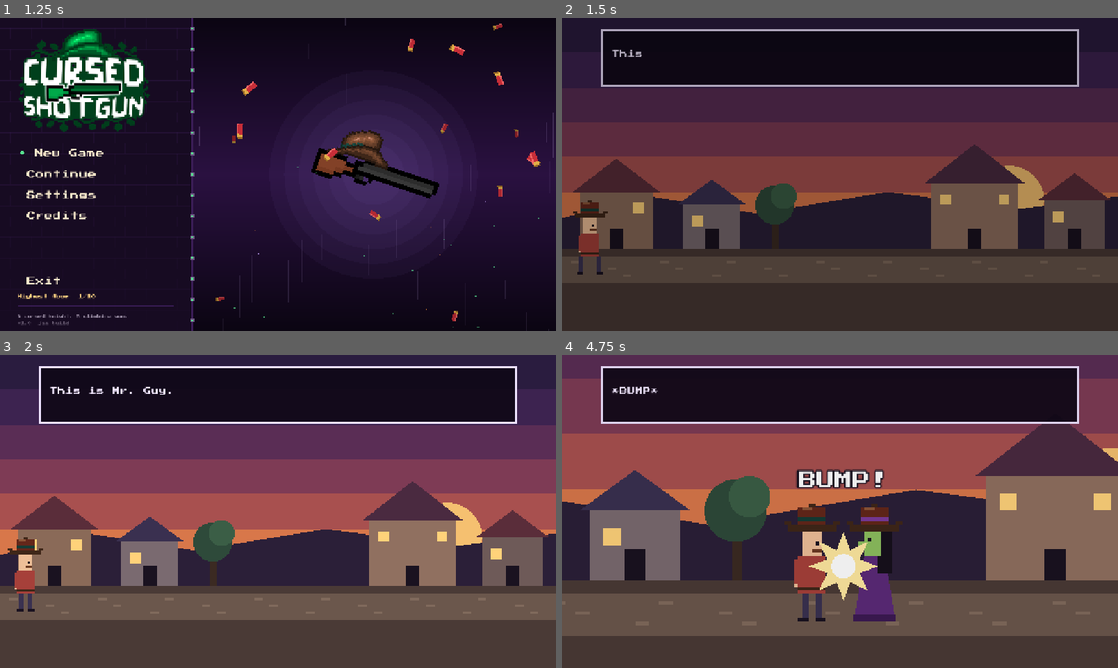
Above: before the commit, frames 1-4 (two rows, left to right).
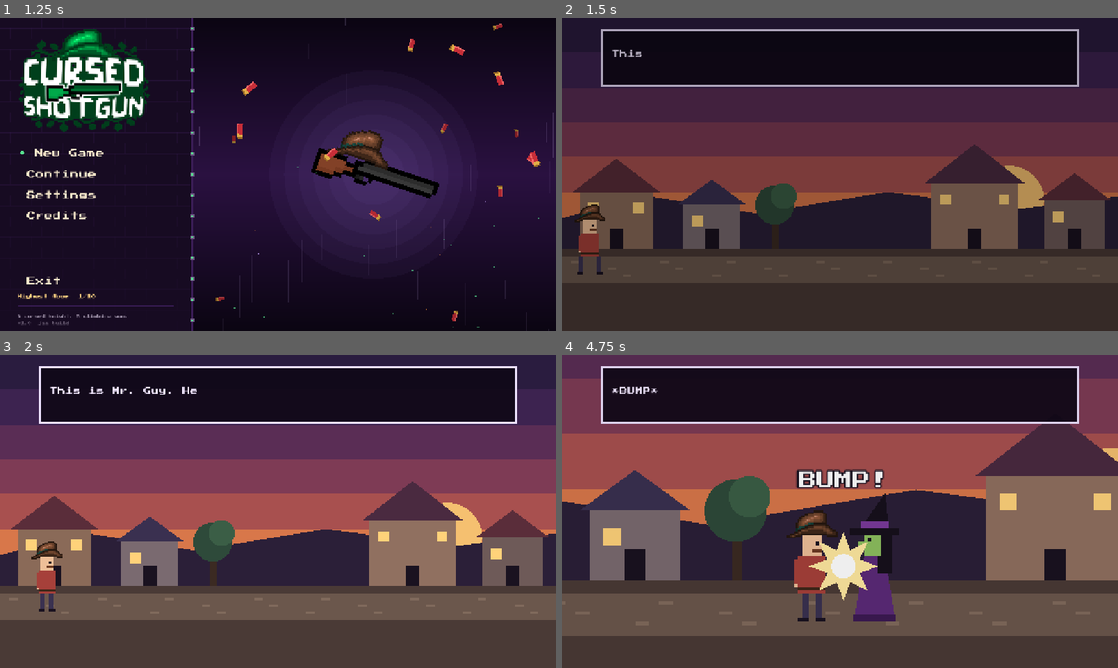
Above: after the commit, the same moments.

Repository: xerces22/recoil
Game: Godot game, scene res://intro.tscn
Two runs of this game, one before a commit and one after it. Both use one fixed random seed, a clock stepped at 60 frames per second and the inputs below. Sound files missing from this copy of the repository are replaced by a short silence.
Inputs (mouse positions are in pixels of both pictures, inside the frame that each line leads up to):
- Up to frame 1 (1.25 s): tap Enter at 0.5 s; move the mouse to (400, 158) at 0.52 s; tap R at 0.6 s; click (400, 158) at 0.67 s
- Up to frame 2 (1.5 s): click "New Game" at 1.25 s
- Up to frame 3 (2 s): no input
- Up to frame 4 (4.75 s): tap Enter at 2, 3.5, 4.25 s; move the mouse to (728, 527) at 2.02 s; tap R at 2.1, 3.6, 4.35 s; click (728, 527) at 2.17 s; click "Pause" at 2.75 s; move the mouse to (895, 442) at 3.52 s; click (895, 442) at 3.67 s; move the mouse to (812, 574) at 4.27 s; click (812, 574) at 4.42 s

Frame 1 is identical in both runs. In frame 2, 0.2% of the frame differs, in the area x 2-9%, y 58-66%; in frame 3, 1.3%, in the area x 1-36%, y 10-82%; in frame 4, 1.2%.

Commit message:
Storyboard: Mr. Guy's stetson, carried to the castle, thrown in the cellar
Mr. Guy wears the shotgun's own stetson sprite; Mrs. Witch gets a pointy hat.
New panels after the zap: tiny hopping shotgun, carried to the castle, thrown
into the cellar grate, falling down the shaft. New Game now starts with the
shotgun dropping from the top of floor 1 onto its start ledge.

Diff:
--- a/main.gd
+++ b/main.gd
@@ -147,7 +147,19 @@
 	# Opening storyboard (Mr. Guy meets Mrs. Witch). Can't be skipped; frees itself.
 	var intro: StoryIntro = preload("res://story_intro.gd").new()
 	add_child(intro)
+	intro.finished.connect(_drop_into_cellar)
 	intro.play()
+
+
+## The storyboard ends with her throwing him in the cellar: start the run falling from
+## the top of floor 1 down onto its start ledge.
+func _drop_into_cellar() -> void:
+	var start := (floors[0].get_node("Start") as Node2D).global_position
+	player.position = start + Vector2(0, -1300)
+	player.velocity = Vector2.ZERO
+	look = Vector2.ZERO
+	_update_camera(0.0)
+	camera.reset_smoothing()
 
 
 ## Continue: the whole tower, starting at the bottom of floor `index`.
--- a/story_intro.gd
+++ b/story_intro.gd
@@ -10,6 +10,8 @@
 
 const FONT := preload("res://assets/fonts/PressStart2P-Regular.ttf")
 const SHOTGUN := preload("res://assets/sprites/player/shotgun_hat.png")
+const STETSON := preload("res://assets/sprites/player/stetson.png")   # the hat the shotgun wears
+const SFX_WHOOSH := preload("res://assets/sfx/fall_wind_loop.ogg")
 const SFX_BUMP := preload("res://assets/sfx/impactSoft_heavy_001.ogg")
 const SFX_ZAP := preload("res://assets/sfx/portal.wav")
 const SFX_BLAST := preload("res://assets/sfx/shotgun_blast_mossberg_1.wav")
@@ -21,15 +23,17 @@
 
 # Each panel: what to draw, who talks (empty = narrator) and the line.
 const PANELS := [
-	{"shot": "walk_in", "who": "", "text": "This is Mr. Guy."},
+	{"shot": "walk_in", "who": "", "text": "This is Mr. Guy. He really loves his hat."},
 	{"shot": "walk_on", "who": "", "text": "Mr. Guy was taking his usual walk through the village..."},
 	{"shot": "bump", "who": "", "text": "*BUMP*"},
 	{"shot": "guy_mad", "who": "MR. GUY", "text": "HEY! Watch where you're going!"},
 	{"shot": "witch_mad", "who": "MRS. WITCH", "text": "Excuse me?! You talk to ME like that?"},
 	{"shot": "wand_up", "who": "MRS. WITCH", "text": "Let's see how tough you are... as a SHOTGUN!"},
 	{"shot": "zap", "who": "", "text": "ZZZAP!"},
-	{"shot": "shotgun", "who": "", "text": "...and that is how Mr. Guy became a shotgun."},
-	{"shot": "tower", "who": "", "text": "To break the curse, he has to blast his way up her tower."},
+	{"shot": "shotgun", "who": "", "text": "...and that is how Mr. Guy became a shotgun. A very small, very angry shotgun."},
+	{"shot": "carry", "who": "MRS. WITCH", "text": "Oh, stop hopping. You're coming with me."},
+	{"shot": "throw", "who": "MRS. WITCH", "text": "Enjoy the cellar! My tower is right on top of it... if you can climb."},
+	{"shot": "fall", "who": "", "text": "Down... down... down..."},
 ]
 
 # Close-up zoom per shot (others are the wide shot).
@@ -174,6 +178,8 @@
 			_flash = 1.0
 		"shotgun":
 			_play(SFX_BLAST)
+		"fall":
+			_play(SFX_WHOOSH)
 
 
 func _play(stream: AudioStream) -> void:
@@ -272,13 +278,33 @@
 			_guy_glow(116.0)
 		"shotgun":
 			_village(0.3)
-			_witch(196.0, 0, false, false)
-			_smoke(Vector2(100, 110))
-			var size := Vector2(SHOTGUN.get_size()) * 2.0
-			var at := _p(Vector2(100, GROUND)) - Vector2(size.x * 0.5 * S, size.y * S)
-			_stage.draw_texture_rect(SHOTGUN, Rect2(at, size * S), false)
-		"tower":
-			_tower()
+			_witch(150.0, 0, false, false)
+			_smoke(Vector2(116, 110))
+			# Tiny cursed shotgun hopping about in a huff.
+			var hop := absf(sin(_t * 7.0))
+			var x := 116.0 + sin(_t * 1.6) * 14.0
+			_gun(Vector2(x, GROUND - 4 - hop * 16.0), sin(_t * 7.0) * 0.35, 0.5)
+		"carry":
+			_castle()
+			var k := minf(_t / 3.5, 1.0)
+			var wx := lerpf(30.0, 110.0, k)
+			_witch(wx, int(_t * 5.0) % 2, false, false, true)
+			# Dangling from her hand by the barrel, wriggling.
+			_gun(Vector2(wx + 10, GROUND - 6), PI * 0.5 + sin(_t * 9.0) * 0.4, 0.5)
+		"throw":
+			_castle()
+			_witch(110.0, 0, false, true, true)
+			var k := minf(_t / 1.2, 1.0)
+			var from := Vector2(122, GROUND - 28)
+			var to := Vector2(176, GROUND - 4)
+			var pos := from.lerp(to, k) + Vector2(0, -sin(k * PI) * 30.0)
+			if k < 1.0:
+				_gun(pos, _t * 12.0, 0.5)
+			else:
+				_word("CLANG!", Vector2(176, 92), 20, Color.WHITE)
+		"fall":
+			_shaft()
+	_stage.draw_set_transform(Vector2.ZERO)
 	if _flash > 0.0:
 		_stage.draw_rect(Rect2(-5000, -5000, 10000, 10000), Color(1, 1, 1, _flash))
 
@@ -339,17 +365,6 @@
 	_px(x - 1, 92, 3, 14, Color("3b2a22"))
 	_stage.draw_circle(_p(Vector2(x, 86)), 9 * S, Color("2e4a3a"))
 	_stage.draw_circle(_p(Vector2(x + 4, 82)), 6 * S, Color("3b5e46"))
-
-
-## The stetson Mr. Guy wears (and later the shotgun). Mrs. Witch wears the same one.
-func _hat(x: float, y: float, band: Color) -> void:
-	_px(x - 7, y + 4, 14, 2, HAT_DARK)
-	_px(x - 8, y + 3, 2, 1, HAT_DARK)
-	_px(x + 6, y + 3, 2, 1, HAT_DARK)
-	_px(x - 4, y - 1, 8, 5, HAT)
-	_px(x - 3, y - 1, 3, 1, HAT_LIGHT)
-	_px(x - 1, y - 2, 2, 1, HAT_DARK)
-	_px(x - 4, y + 2, 8, 1, band)
 
 
 ## Mr. Guy faces right. x is his middle, feet on GROUND.
@@ -375,11 +390,19 @@
 		_px(x, g - 25, 1, 1, DARK)
 		_px(x + 1, g - 24, 2, 1, DARK)            # angry brow
 		_px(x + 1, g - 20, 2, 1, DARK)            # shouting mouth
-	_hat(x, g - 32, BAND)
+	# The very same stetson the shotgun wears in the game.
+	var hat := Vector2(STETSON.get_size()) * 0.5
+	_stage.draw_texture_rect(STETSON, Rect2(_p(Vector2(x - hat.x * 0.5, g - 26 - hat.y + 2)), hat * S), false)
 
 
 ## Mrs. Witch faces left.
-func _witch(x: float, frame: int, mad: bool, wand_up: bool) -> void:
+func _witch(x: float, frame: int, mad: bool, wand_up: bool, face_right := false) -> void:
+	if face_right:
+		# Mirror her around x so she can walk toward the castle.
+		_stage.draw_set_transform(Vector2(2.0 * x * S, 0), 0.0, Vector2(-1, 1))
+		_witch(x, frame, mad, wand_up)
+		_stage.draw_set_transform(Vector2.ZERO)
+		return
 	var g := GROUND
 	var sway := 1.0 if frame == 1 else 0.0
 	_poly([Vector2(x - 3, g - 19), Vector2(x + 3, g - 19), Vector2(x + 6 + sway, g),
@@ -401,7 +424,10 @@
 	else:
 		_px(x - 5, g - 17, 3, 2, ROBE)
 		_stage.draw_line(_p(Vector2(x - 5, g - 16)), _p(Vector2(x - 8, g - 10)), Color("4a2e1e"), S)
-	_hat(x, g - 32, Color("7a3a9a"))
+	# Pointy witch hat.
+	_px(x - 7, g - 27, 14, 2, HAIR)
+	_poly([Vector2(x - 4, g - 27), Vector2(x + 4, g - 27), Vector2(x + 3, g - 37)], HAIR)
+	_px(x - 4, g - 29, 8, 2, Color("7a3a9a"))
 
 
 func _star(c: Vector2, r: float) -> void:
@@ -457,22 +483,53 @@
 		_stage.draw_circle(_p(c + Vector2.from_angle(a) * r * Vector2(1.4, 0.6)), 5.0 * S, Color(0.75, 0.7, 0.8, alpha))
 
 
-## Last panel: the witch's tower against the night sky, the orb glowing at the top.
-func _tower() -> void:
+## The hatted shotgun at art position `c`, turned by `angle`, `scale` art px per texel.
+func _gun(c: Vector2, angle: float, scale: float) -> void:
+	var size := Vector2(SHOTGUN.get_size()) * scale * S
+	_stage.draw_set_transform(_p(c), angle)
+	_stage.draw_texture_rect(SHOTGUN, Rect2(-size * 0.5, size), false)
+	_stage.draw_set_transform(Vector2.ZERO)
+
+
+## Her castle at nightfall, with the cellar grate at the foot of the wall.
+func _castle() -> void:
 	for i in SKY.size():
-		_px(0, i * 24, 256, 24, Color("150c22").lerp(Color("3a1f4a"), i / 6.0))
-	for i in 30:
-		_px(fmod(i * 53.0, 256.0), 34.0 + fmod(i * 29.0, 70.0), 1, 1, Color(1, 1, 1, 0.5 + 0.5 * sin(_t * 3.0 + i)))
-	_px(108, 62, 40, 82, Color("2b2236"))
-	_px(104, 58, 48, 6, Color("3a2e48"))
-	for i in 5:
-		_px(104 + i * 10, 54, 6, 4, Color("3a2e48"))
+		_px(0, i * 16, 256, 16, SKY[i].lerp(Color("1c1030"), 0.55))
+	_stage.draw_circle(_p(Vector2(40, 70)), 10 * S, Color("e8d8b0"))
+	_poly([Vector2(0, 96), Vector2(60, 88), Vector2(130, 94), Vector2(256, 86), Vector2(256, 110), Vector2(0, 110)], HILL)
+	var stone := Color("2e2440")
+	var trim := Color("40345a")
+	_px(140, 60, 116, 46, stone)
+	for i in 12:
+		_px(140 + i * 10, 56, 6, 4, stone)
+	_px(196, 34, 30, 72, trim.darkened(0.2))          # the tower, going up out of frame
+	for i in 3:
+		_px(207, 44 + i * 14, 8, 8, Color("ffd27a") if i != 1 else Color("120a18"))
+	_px(150, 70, 6, 8, Color("ffd27a"))
+	_px(236, 70, 6, 8, Color("ffd27a"))
+	_px(160, 84, 20, 22, Color("120a18"))             # main gate
+	_poly([Vector2(160, 84), Vector2(170, 78), Vector2(180, 84)], Color("120a18"))
+	_px(0, 106, 256, 38, GROUND_C)
+	_px(0, 110, 256, 12, PATH_C)
+	# Cellar grate, low in the wall.
+	_px(170, 110, 14, 6, Color("0a0610"))
 	for i in 4:
-		_px(124, 72 + i * 16, 8, 9, Color("ffd27a") if i % 2 == 0 else Color("120a18"))
-	var glow := 5.0 + sin(_t * 4.0) * 1.2
-	_stage.draw_circle(_p(Vector2(128, 45)), glow * 1.8 * S, Color(0.6, 1.0, 0.5, 0.25))
-	_stage.draw_circle(_p(Vector2(128, 45)), glow * S, Color("9cff7a"))
-	_px(0, 136, 256, 8, HILL)
-	# Our hero, waiting at the bottom.
-	var size := Vector2(SHOTGUN.get_size())
-	_stage.draw_texture_rect(SHOTGUN, Rect2(_p(Vector2(36, 136)) - Vector2(0, size.y * S), size * S), false)
+		_px(171 + i * 4, 110, 1, 6, Color("6a6070"))
+
+
+## Falling down the dark cellar shaft, walls rushing past.
+func _shaft() -> void:
+	_px(0, 0, 256, 144, Color("0d0812"))
+	var scroll := fmod(_t * 160.0, 16.0)
+	for side in [0.0, 196.0]:
+		_px(side, 0, 60, 144, Color("241c2e"))
+		for row in 11:
+			var y := row * 16.0 - scroll
+			_px(side, y, 60, 1, Color("120c18"))
+			_px(side + (20.0 if row % 2 == 0 else 40.0), y, 1, 16, Color("120c18"))
+	for i in 8:
+		var x := 80.0 + fmod(i * 37.0, 96.0)
+		var y := fmod(i * 53.0 - _t * 220.0, 160.0)
+		if y < 0: y += 160.0
+		_px(x, y, 1, 10, Color(1, 1, 1, 0.25))
+	_gun(Vector2(128, 88 + sin(_t * 3.0) * 4.0), _t * 5.0, 0.8)
